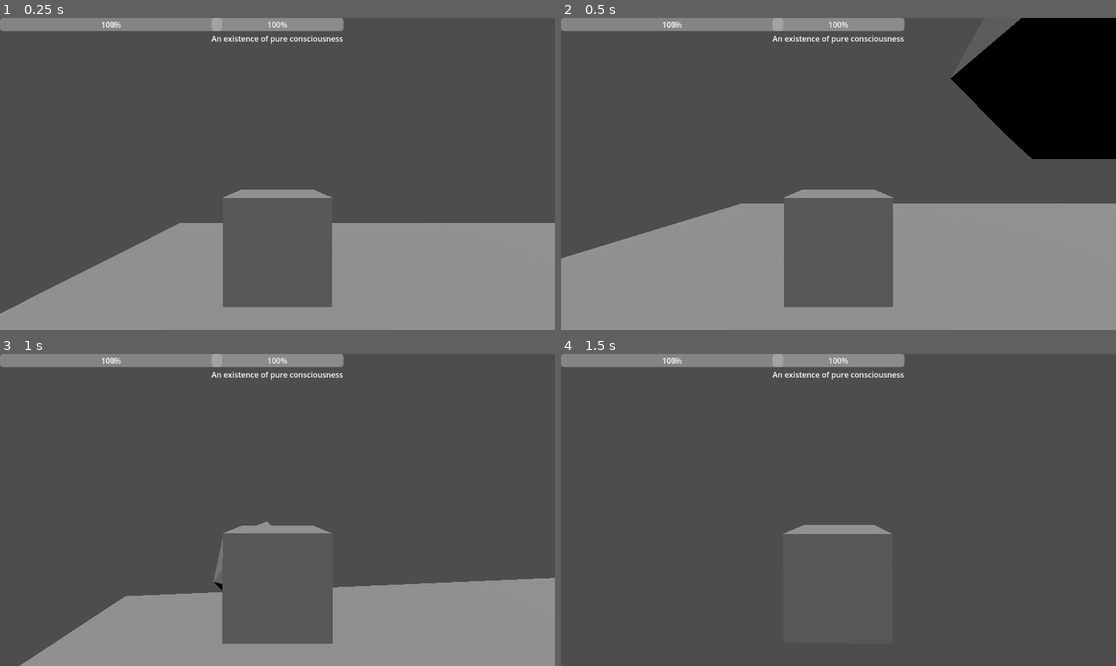
Above: before the commit, frames 1-4 (two rows, left to right).
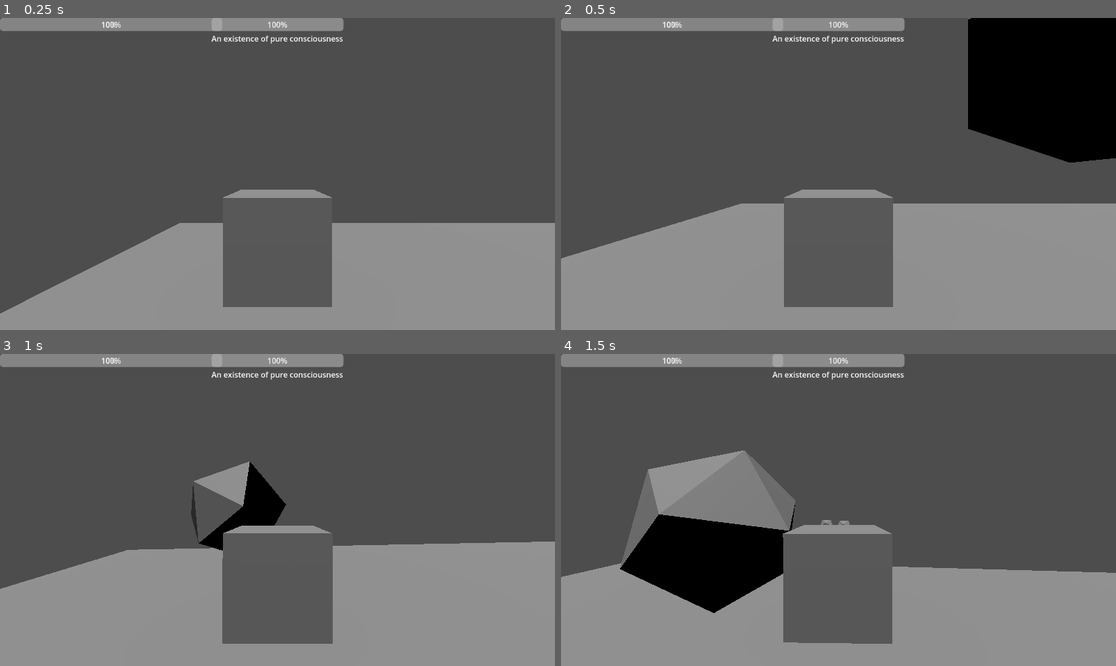
Above: after the commit, the same moments.

Repository: RavenRandomz/cube-extentialis-bossfight
Game: Godot game, scene res://testworld.tscn
Two runs of this game, one before a commit and one after it. Both use one fixed random seed, a clock stepped at 60 frames per second and the inputs below.
Inputs (mouse positions are in pixels of both pictures, inside the frame that each line leads up to):
- Up to frame 1 (0.25 s): no input
- Up to frame 2 (0.5 s): no input
- Up to frame 3 (1 s): tap Enter at 0.5 s; move the mouse to (305, 510) at 0.52 s; press the mouse at (305, 510) at 0.53 s; hold W (player_forward) from 0.53 s (still down); tap Space (player_jump) at 0.77 s
- Up to frame 4 (1.5 s): keep holding W (player_forward); move the mouse to (810, 510) at 1.27 s; release the mouse at (810, 510) at 1.28 s; tap Shift at 1.35 s

Frame 1 is identical in both runs. In frame 2, 1.5% of the frame differs, in the area x 70-100%, y 0-47%; in frame 3, 14%; in frame 4, 36%, in the area x 0-100%, y 30-100%.

Commit message:
Add constant rotation to protector body for animation purposes
Oh my god it's so satisfying!

Diff:
--- a/scripts/protector.gd
+++ b/scripts/protector.gd
@@ -12,6 +12,8 @@
 	set(force):
 		_state_roam.set_roam_force(force)
 
+var _rotation_force = 1;
+@export var _max_rotation_speed = 10;
 # States
 @onready var _state_roam = ProtectorStateRoam.new(self)
 @onready var _state_chase = ProtectorStateChase.new(self)
@@ -23,9 +25,10 @@
 	COME_BACK
 }
 
-func _integrate_forces(state:PhysicsDirectBodyState3D):
-	_state._integrate_forces(state)
-	pass
+func _integrate_forces(physics_state:PhysicsDirectBodyState3D):
+	_state._integrate_forces(physics_state)
+	if(physics_state.angular_velocity.length() > _max_rotation_speed):
+		physics_state.angular_velocity = physics_state.angular_velocity.normalized() * _max_rotation_speed
 
 func set_state(new_state:State):
 	state = new_state
@@ -40,6 +43,7 @@
 
 # Called when the node enters the scene tree for the first time.
 func _ready():
+	add_constant_torque(transform.basis.y * _rotation_force)
 	set_state(State.ROAM)
 
 # Expects global coordinates
